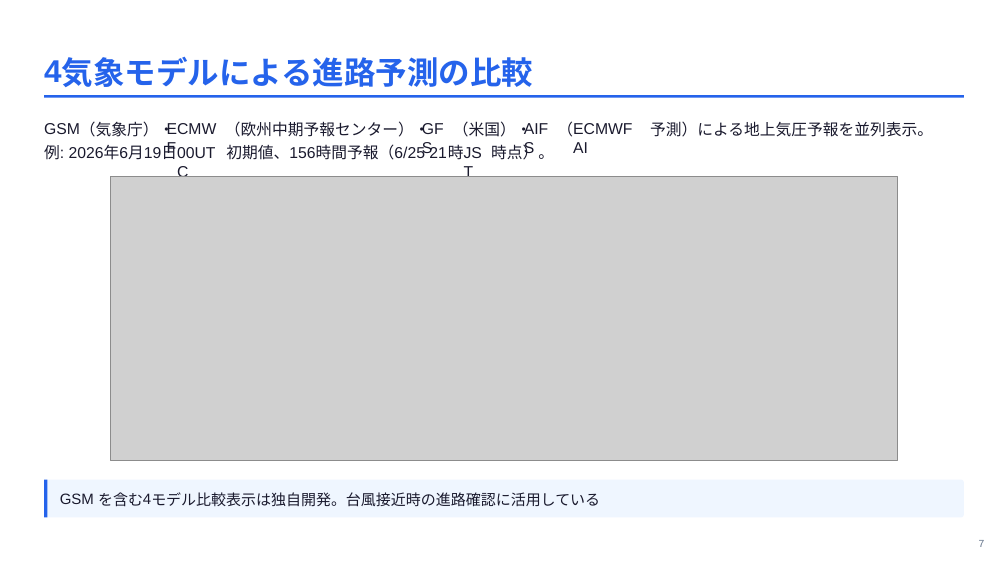
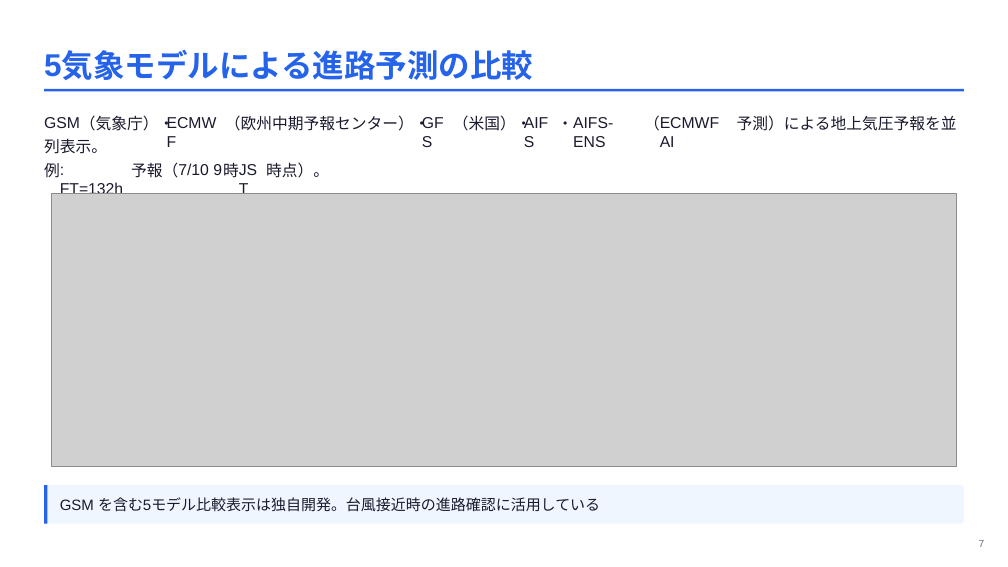
Before and after one commit to masauehr/marp_slides, a slide deck: slide 7 of slides/2026-07-01-ai-projects-intro.pptx. Drawn at 1008x567 pixels with LibreOffice and Linux fonts; fonts in the diff are those of the drawing; grey boxes stand for pictures. Boxes give left, top, right and bottom in pixels: in the first picture for what was removed or moved away, otherwise in the second. Text is boxed around its words. In the diff, an @@ line names an element or a change of style, - is before the commit and + after.

Commit message:
update: スライド7を5モデル比較画像に差し替え、スライド12左の表レイアウトを調整
スライド7: typhoon_multi070412.png(GSM/ECMWF/GFS/AIFS/AIFS-ENSの5モデル、FT=132h)に
差し替え、見出し・説明文・引用も5モデル表記に更新。
スライド12: 左右カラム比率を3:2に変更し「モデルファイル」を「ファイル」に短縮。
表見出しの折り返しを解消し行の高さを揃えた。

```diff
--- a/slides/2026-07-01-ai-projects-intro.pptx
+++ b/slides/2026-07-01-ai-projects-intro.pptx
@@ text added at (x1=44, y1=54, x2=62, y2=77), 30 pt, text #2563EB, bold @@
+5
@@ 8 texts, 1 freeform shape moved together from (x1=44, y1=57, x2=964, y2=137) to (x1=44, y1=50, x2=964, y2=131) @@
@@ text removed at (x1=44, y1=60, x2=62, y2=82) @@
-4
@@ text added at (x1=573, y1=117, x2=613, y2=147), 15 pt, text #1A1A2E @@
+AIFS-ENS
@@ text "（" moved from (x1=557, y1=119, x2=573, y2=135) to (x1=644, y1=113, x2=660, y2=129) @@
@@ text "ECMWF AI" moved from (x1=573, y1=123, x2=632, y2=153) to (x1=660, y1=117, x2=719, y2=147) @@
@@ text at (x1=737, y1=115, x2=957, y2=131): text changed @@
-予測）による地上気圧予報を並列表⽰。
+予測）による地上気圧予報を並
@@ text added at (x1=44, y1=138, x2=107, y2=154), 15 pt, text #1A1A2E @@
+列表⽰。
@@ text removed at (x1=69, y1=147, x2=104, y2=158) @@
-: 2026
@@ text removed at (x1=104, y1=145, x2=120, y2=160) @@
-年
@@ text removed at (x1=119, y1=147, x2=128, y2=158) @@
-6
@@ text removed at (x1=128, y1=145, x2=144, y2=160) @@
-⽉
@@ text removed at (x1=144, y1=147, x2=162, y2=158) @@
-19
@@ text removed at (x1=161, y1=143, x2=177, y2=159) @@
-⽇
@@ text removed at (x1=177, y1=143, x2=226, y2=161) @@
-00UTC
@@ text removed at (x1=226, y1=145, x2=289, y2=160) @@
-初期値、
@@ text removed at (x1=289, y1=147, x2=315, y2=158) @@
-156
@@ text removed at (x1=394, y1=145, x2=447, y2=158) @@
-6/25 21
@@ text added at (x1=557, y1=121, x2=573, y2=125), 15 pt, text #1A1A2E @@
+・
@@ text "例" moved from (x1=44, y1=145, x2=60, y2=160) to (x1=44, y1=163, x2=60, y2=178) @@
@@ text at (x1=131, y1=162, x2=178, y2=178): text changed @@
-時間予報（
+予報（
@@ text added at (x1=178, y1=163, x2=222, y2=175), 15 pt, text #1A1A2E @@
+7/10 9
@@ 3 texts moved together from (x1=448, y1=143, x2=554, y2=161) to (x1=223, y1=160, x2=329, y2=178) @@
@@ picture resized from (x1=110, y1=176, x2=898, y2=461) to (x1=51, y1=194, x2=957, y2=466) @@
@@ text added at (x1=60, y1=181, x2=123, y2=194), 15 pt, text #1A1A2E @@
+: FT=132h
@@ 3 texts, 2 freeform shapes moved together from (x1=44, y1=479, x2=964, y2=517) to (x1=44, y1=485, x2=964, y2=524) @@
@@ text removed at (x1=143, y1=493, x2=151, y2=504) @@
-4
@@ text added at (x1=143, y1=499, x2=151, y2=510), 14.3 pt, text #1A1A2E @@
+5
```
Also in this commit, not shown: 2 other slides changed, 3 other files.
